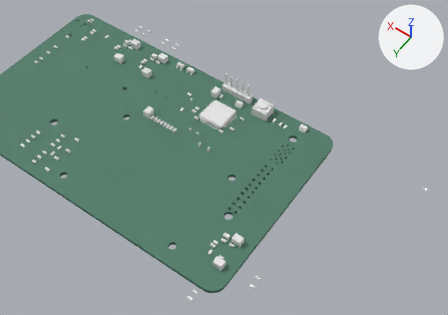
One commit to the glTF model PCB/3D/nautilus_mainboard-3D.glb: the scene before it, then after it.
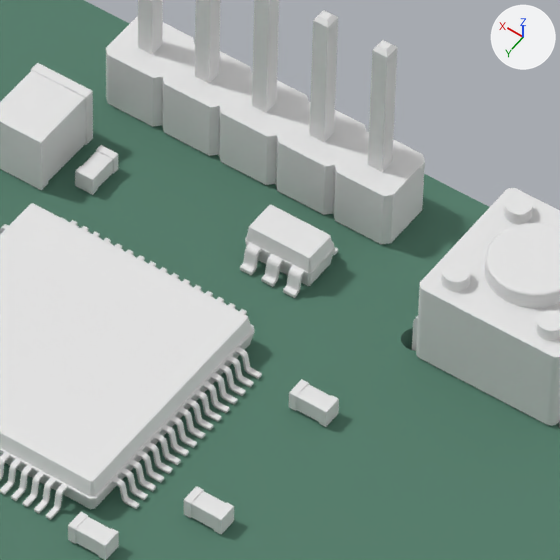
Old and new are each drawn from a camera (50 mm lens) standing at (0.0879, -0.0302, 0.1748) and looking at (0.1715, -0.1472, -0.009) and again close up on the part from 47% to 59% of the width and 25% to 42% of the height. Every picture has the same lights, and +X, +Y and +Z are marked at upper right. Where no turn or scale is listed for an object, it has been applied to the vertices. Vertices at the same position are counted once.

The first close-up shows '=>[0:1:1:14]', 'C11', 'C12', 'C16', 'C17', 'C18', 'D2', 'IC1', 'J4', 'SW1'.
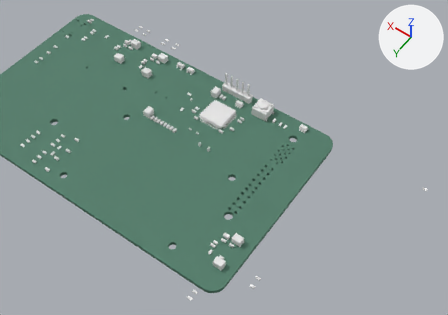
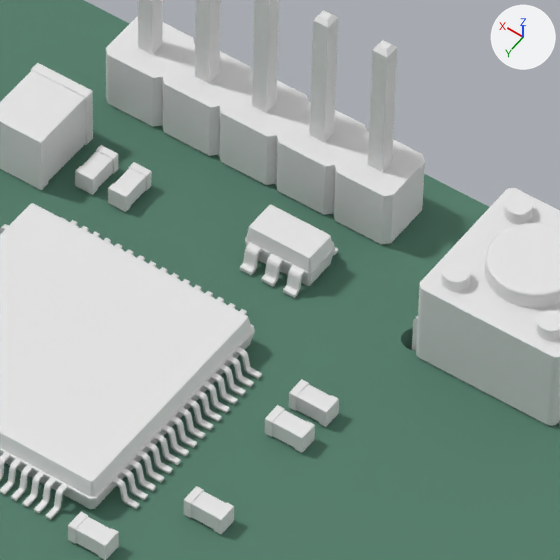
Where the change shows, as pixel boxes [x1, y1, x2, y2] in the close-ups (560 x 560 px):
'C10', added
    after: [264, 405, 315, 453]
'C15', added
    after: [108, 162, 152, 212]

The edits, one by one:
me_c_0603_1608metric_006 has 120 vertices, 236 faces and spans x -0.0008..0.0008, y -0.0004..0.0004, z 0.0..0.0008.
me_c_0603_1608metric_006 is used by ob_c2; parent ob_node_0; location (0.19, -0.14, 0.00164); rotation (0.0, 0.0, -1.571), in degrees (0, 0, -90).
me_c_0603_1608metric_006 part 1: the whole mesh is turned -90 degrees about the z axis through its middle.
Object 'C10' (ob_c10) is new; it shows me_c_0603_1608metric_009.
Its location is (0.17157, -0.1573, 0.00164).
Object 'C15' (ob_c15) is new; it shows me_c_0603_1608metric_006.
Its location is (0.18297, -0.16355, 0.00164).
